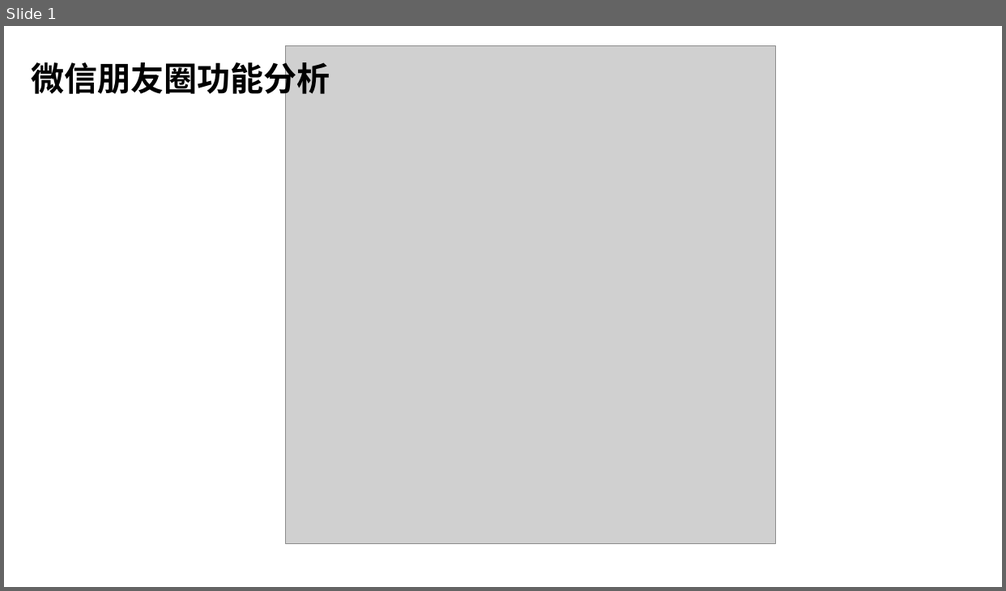
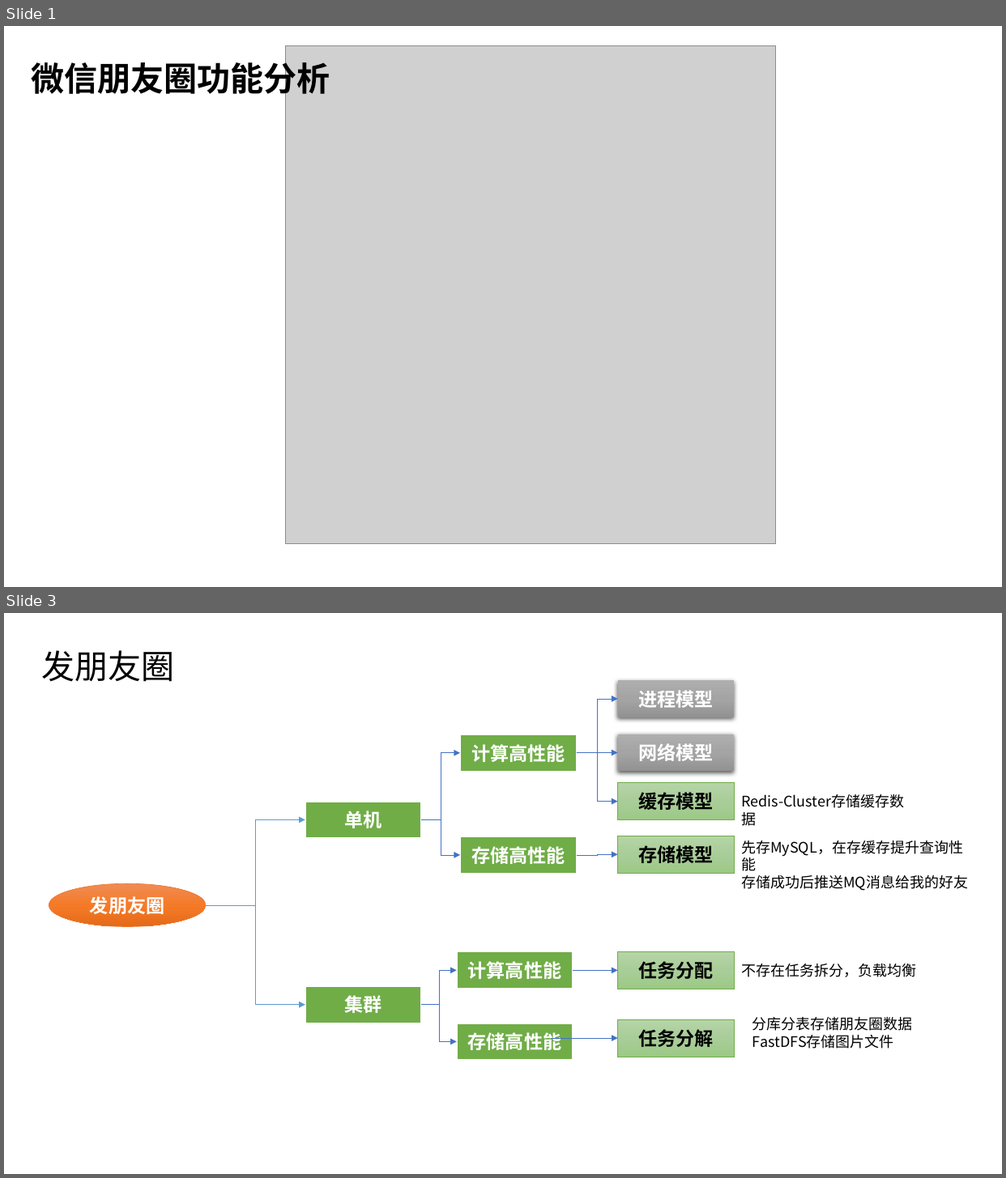
Before and after one commit to gerrypang/rchitecture-training-camp, a slide deck: part-02/02-homework.pptx. Shown one above the other, each under a label of ours: slide 1 before the commit, slides 1 and 3 after it; the slides between them are not shown. The pictures are 1006x591 and 1006x1178 pixels, drawn with LibreOffice and Linux fonts; fonts in the diff are those of the drawing; grey boxes stand for pictures. Boxes give left, top, right and bottom in pixels: in the first picture for what was removed or moved away, otherwise in the second. Text is boxed around its words. In the diff, an @@ line names an element or a change of style, - is before the commit and + after.

```diff
--- a/part-02/02-homework.pptx
+++ b/part-02/02-homework.pptx
@@ slide 3 added at [4, 613, 1002, 1174], background #FFFFFF @@
@@ title added at [41, 650, 174, 682], 32 pt, text #000000 @@
+发朋友圈
@@ rectangle added at [618, 680, 734, 717], fill gradient #AFAFAF to #A5A5A5 to #939393, 18 pt, text #FFFFFF, bold @@
+进程模型
@@ elbow arrow added from (577, 753) to (618, 699), #4472C4 0.5 pt @@
@@ elbow arrow added from (422, 820) to (460, 753), #4472C4 0.5 pt @@
@@ rectangle added at [460, 735, 576, 771], fill #70AD47, outline #FFFFFF 1.5 pt, 18 pt, text #FFFFFF, bold @@
+计算高性能
@@ elbow arrow added from (577, 753) to (618, 753), #4472C4 0.5 pt @@
@@ elbow arrow added from (577, 753) to (618, 802), #4472C4 0.5 pt @@
@@ rectangle added at [618, 735, 734, 771], fill gradient #AFAFAF to #A5A5A5 to #939393, 18 pt, text #FFFFFF, bold @@
+网络模型
@@ rectangle added at [305, 802, 421, 838], fill #70AD47, outline #FFFFFF 1.5 pt, 18 pt, text #FFFFFF, bold @@
+单机
@@ rectangle added at [618, 783, 734, 820], fill gradient #B5D5A7 to #AACE9A to #9CC987, outline #70AD47 0.5 pt, 18 pt, text #000000, bold @@
+缓存模型
@@ text added at [741, 794, 904, 808], 14 pt, text #000000 @@
+Redis-Cluster存储缓存数据
@@ elbow arrow added from (206, 905) to (305, 820), #5B9BD5 0.5 pt @@
@@ elbow arrow added from (422, 820) to (460, 855), #4472C4 0.5 pt @@
@@ rectangle added at [460, 837, 576, 874], fill #70AD47, outline #FFFFFF 1.5 pt, 18 pt, text #FFFFFF, bold @@
+存储高性能
@@ elbow arrow added from (577, 855) to (618, 855), #4472C4 0.5 pt @@
@@ rectangle added at [618, 836, 734, 873], fill gradient #B5D5A7 to #AACE9A to #9CC987, outline #70AD47 0.5 pt, 18 pt, text #000000, bold @@
+存储模型
@@ text added at [741, 841, 968, 891], 14 pt, text #000000 @@
+先存MySQL，在存缓存提升查询性能
+存储成功后推送MQ消息给我的好友
@@ ellipse added at [49, 884, 206, 927], fill gradient #F18C57 to #F67B28 to #E56C19, outline #ED7D31 0.5 pt, 18 pt, text #FFFFFF, bold @@
+发朋友圈
@@ elbow arrow added from (206, 905) to (305, 1005), #5B9BD5 0.5 pt @@
@@ rectangle added at [457, 952, 573, 989], fill #70AD47, outline #FFFFFF 1.5 pt, 18 pt, text #FFFFFF, bold @@
+计算高性能
@@ rectangle added at [618, 952, 734, 989], fill gradient #B5D5A7 to #AACE9A to #9CC987, outline #70AD47 0.5 pt, 18 pt, text #000000, bold @@
+任务分配
@@ elbow arrow added from (422, 1005) to (457, 971), #4472C4 0.5 pt @@
@@ elbow arrow added from (573, 971) to (618, 971), #4472C4 0.5 pt @@
@@ text added at [741, 964, 916, 977], 14 pt, text #000000 @@
+不存在任务拆分，负载均衡
@@ rectangle added at [305, 986, 421, 1023], fill #70AD47, outline #FFFFFF 1.5 pt, 18 pt, text #FFFFFF, bold @@
+集群
@@ elbow arrow added from (422, 1005) to (457, 1042), #4472C4 0.5 pt @@
@@ rectangle added at [457, 1023, 573, 1060], fill #70AD47, outline #FFFFFF 1.5 pt, 18 pt, text #FFFFFF, bold @@
+存储高性能
@@ rectangle added at [618, 1020, 734, 1057], fill gradient #B5D5A7 to #AACE9A to #9CC987, outline #70AD47 0.5 pt, 18 pt, text #000000, bold @@
+任务分解
@@ text added at [752, 1017, 913, 1049], 14 pt, text #000000 @@
+分库分表存储朋友圈数据
+FastDFS存储图片文件
@@ elbow arrow added from (552, 1038) to (618, 1038), #4472C4 0.5 pt @@
```
Also in this commit, not shown: 1 slide changed, 4 other slides added.
